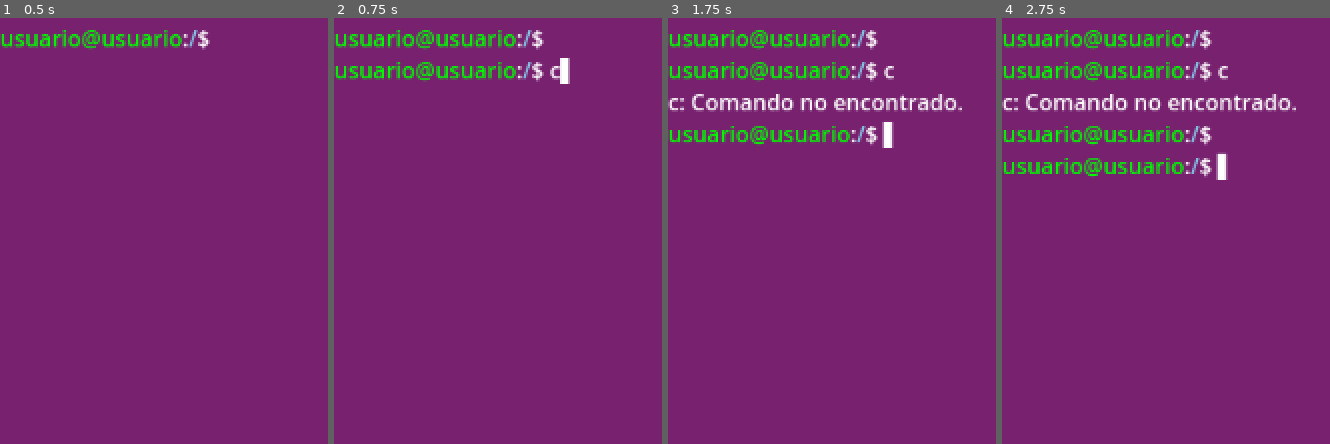
Above: before the commit, frames 1-4 (left to right).
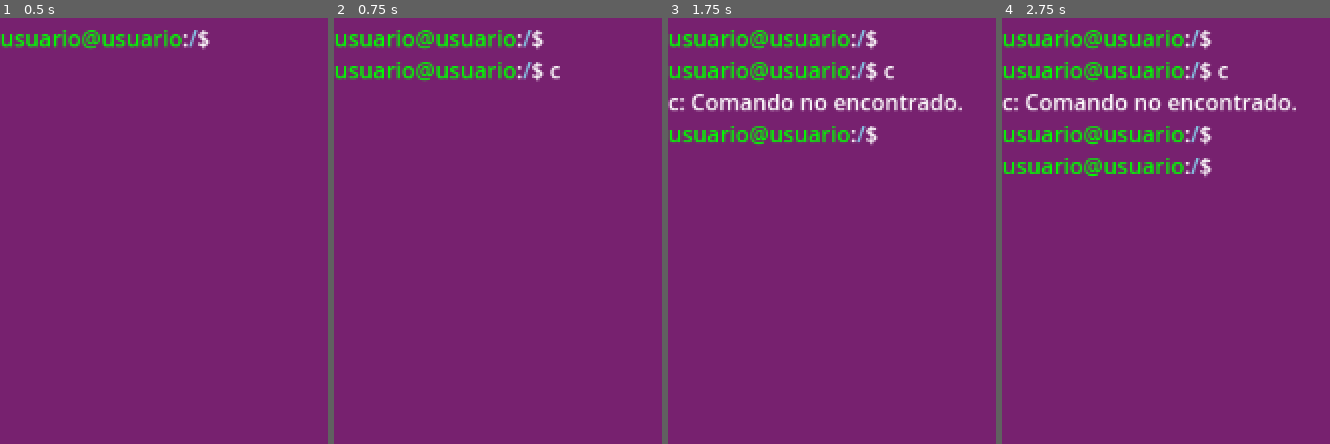
Above: after the commit, the same moments.

Repository: GuillermoAsir/juego_tfg
Game: Godot game, scene res://game.tscn
Two runs of this game, one before a commit and one after it. Both use one fixed random seed, a clock stepped at 60 frames per second and the inputs below.
Inputs:
- Up to frame 1 (0.5 s): no input
- Up to frame 2 (0.75 s): tap Enter at 0.5 s; hold Right from 0.53 s (still down); tap C at 0.6 s
- Up to frame 3 (1.75 s): tap Space at 1.25 s; release Right at 1.28 s; hold Down from 1.28 s (still down); tap Enter at 1.35 s
- Up to frame 4 (2.75 s): tap Enter at 2 s; release Down at 2.03 s; hold Right from 2.03 s (still down); tap Backspace at 2.1 s

Frame 1 is identical in both runs. In frame 2, 0.2% of the frame differs, in the area x 68-72%, y 9-16%; in frame 3, 0.2%; in frame 4, 0.2%, in the area x 65-69%, y 31-39%.
Error before the commit: Attempt to call function 'close' in base 'null instance' on a null instance. (res://terminal.gd:165)

Commit message:
corregido creación de carpetas

Diff:
--- a/terminal.gd
+++ b/terminal.gd
@@ -162,8 +162,8 @@
 192.168.10.254  router_sede
 
 # Fin del archivo""")
-		ips_file.close()
-	print("✅ Archivo IPS_El_Bohío.txt creado")
+		#ips_file.close()
+	#print("✅ Archivo IPS_El_Bohío.txt creado")
 
 	# Inicializar la nueva misión Apache
 #func inicializar_mision_apache():
@@ -222,34 +222,15 @@
 func init_structure():
 	var dir = DirAccess.open("user://")
 	if dir:
-		# Crear la carpeta del usuario contabilidad si no existe
-		#if not dir.dir_exists("contabilidad_sim"):
-			#dir.make_dir("contabilidad_sim")
-			#dir.change_dir("contabilidad_sim")
-			#for folder in ["home1", "etc1", "var1", "secret1", "bin1"]:
-				#dir.make_dir(folder)
-			#dir.make_dir("home/contabilidad")  # Carpeta personal del usuario contabilidad
-			#dir.make_dir("home/contabilidad/Documentos")
-			#dir.make_dir("home/contabilidad/Descargas")
-			#dir.make_dir("home/contabilidad/Escritorio")
-			#dir.change_dir("..")  # Volver al directorio raí
-
-	# Aquí puedes agregar más usuarios en el futuro (por ejemplo, ventas_sim)
-		# if not dir.dir_exists("ventas_sim"):
-		#     dir.make_dir("ventas_sim")
-		#     dir.change_dir("ventas_sim")
-		#     for folder in ["home", "etc", "var", "secret", "bin"]:
-		#         dir.make_dir(folder)
-		#     dir.make_dir("home/ventas")  # Carpeta personal del usuario ventas
-		#     dir.make_dir("home/ventas/Documents")
-		#     dir.make_dir("home/ventas/Downloads")
-		#     dir.make_dir("home/ventas/Desktop")
-		#     dir.change_dir("..")  # Volver al directorio raíz
-
-		## Crear carpetas raíz
-		#for folder in ["home2", "etc2", "var2", "secret2", "bin2", "usr2"]:
-			#if not dir.dir_exists(folder):
-				#dir.make_dir(folder)
+		# Crear ubuntu_sim si no existe
+		if not dir.dir_exists("ubuntu_sim"):
+			dir.make_dir("ubuntu_sim")
+		dir.change_dir("ubuntu_sim")
+
+		# Crear carpetas raíz
+		for folder in ["home", "etc", "var", "bin", "usr"]:
+			if not dir.dir_exists(folder):
+				dir.make_dir(folder)
 
 		# HOME
 		if not dir.dir_exists("home/usuario1"):
@@ -284,6 +265,7 @@
 		for var_sub in ["log", "tmp", "lib", "spool", "cache", "mail", "run"]:
 			if not dir.dir_exists("var/" + var_sub):
 				dir.make_dir("var/" + var_sub)
+
 
 func _input(event):
 	if event is InputEventKey and event.pressed:
